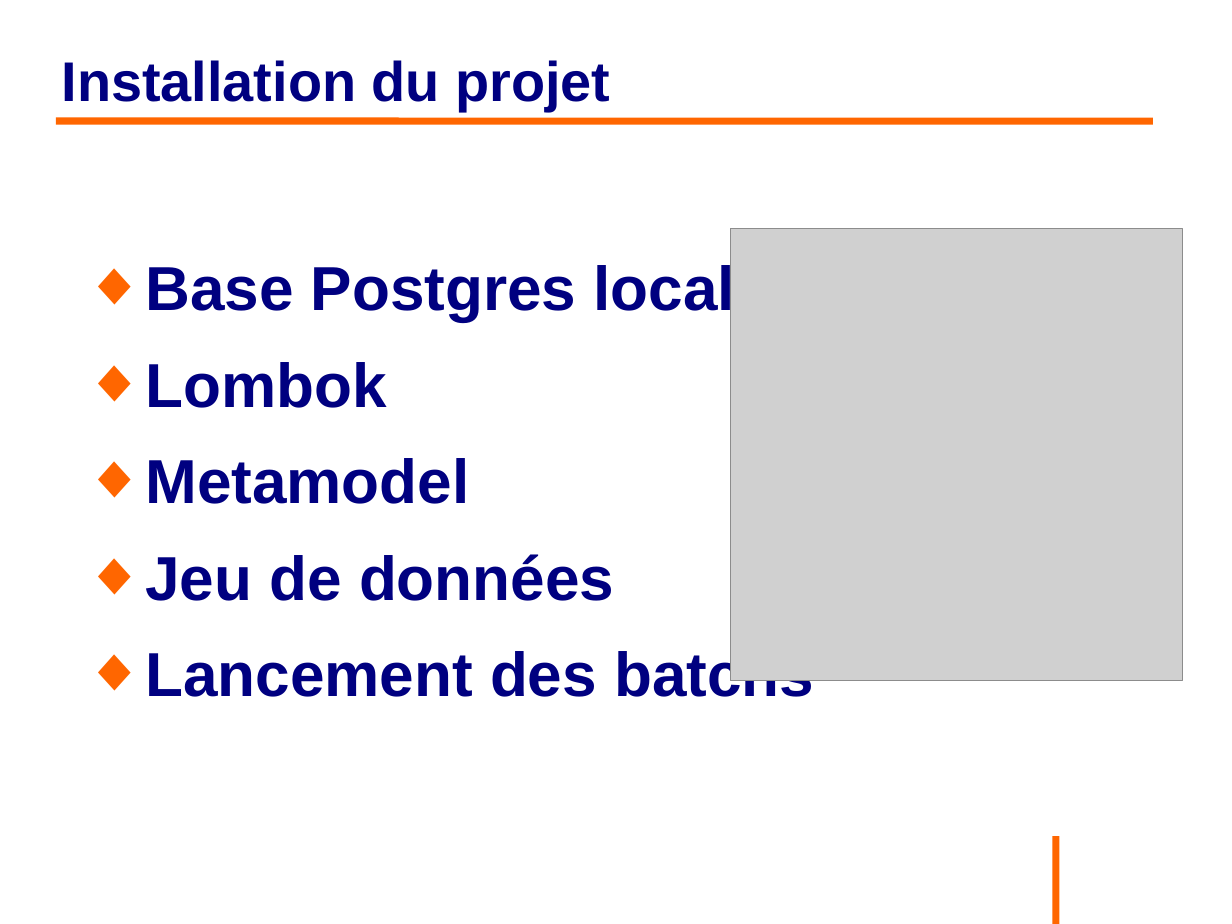
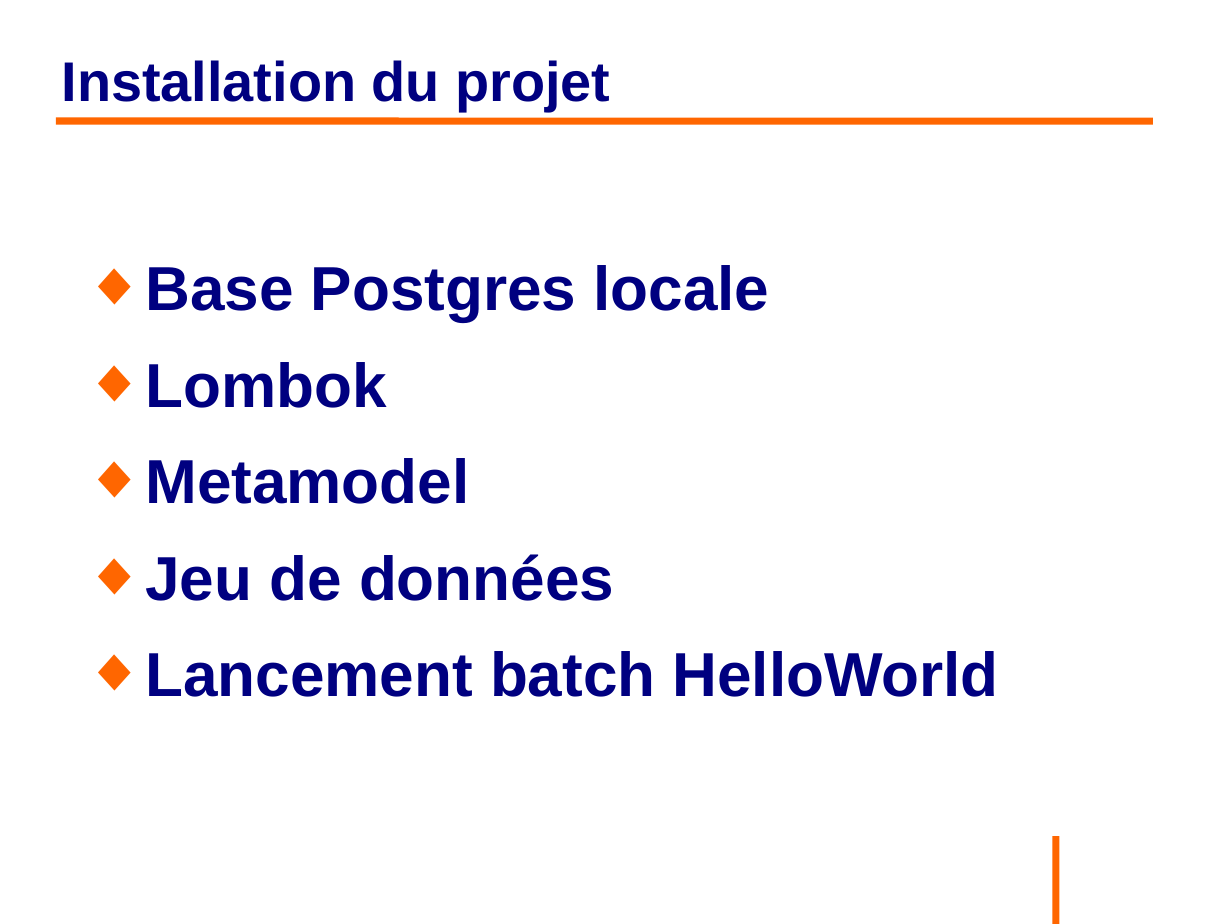
Before and after one commit to philphils/formation-hibernate-avancee, a slide deck: slide 9 of Documentation/diapo_formation_hibernate_avancee.odp. Drawn at 1232x924 pixels with LibreOffice and Linux fonts; fonts in the diff are those of the drawing; grey boxes stand for pictures; background and template pictures are left out. Boxes give left, top, right and bottom in pixels: in the first picture for what was removed or moved away, otherwise in the second. Text is boxed around its words. In the diff, an @@ line names an element or a change of style, - is before the commit and + after.

```diff
--- a/Documentation/diapo_formation_hibernate_avancee.odp
+++ b/Documentation/diapo_formation_hibernate_avancee.odp
@@ picture removed at box(731, 229, 1183, 681) @@
@@ text at box(145, 651, 999, 697): text changed @@
-◆ Lancement des batchs
+◆ Lancement batch HelloWorld
```
Also in this commit, not shown: 8 other slides changed, 3 slides added.
